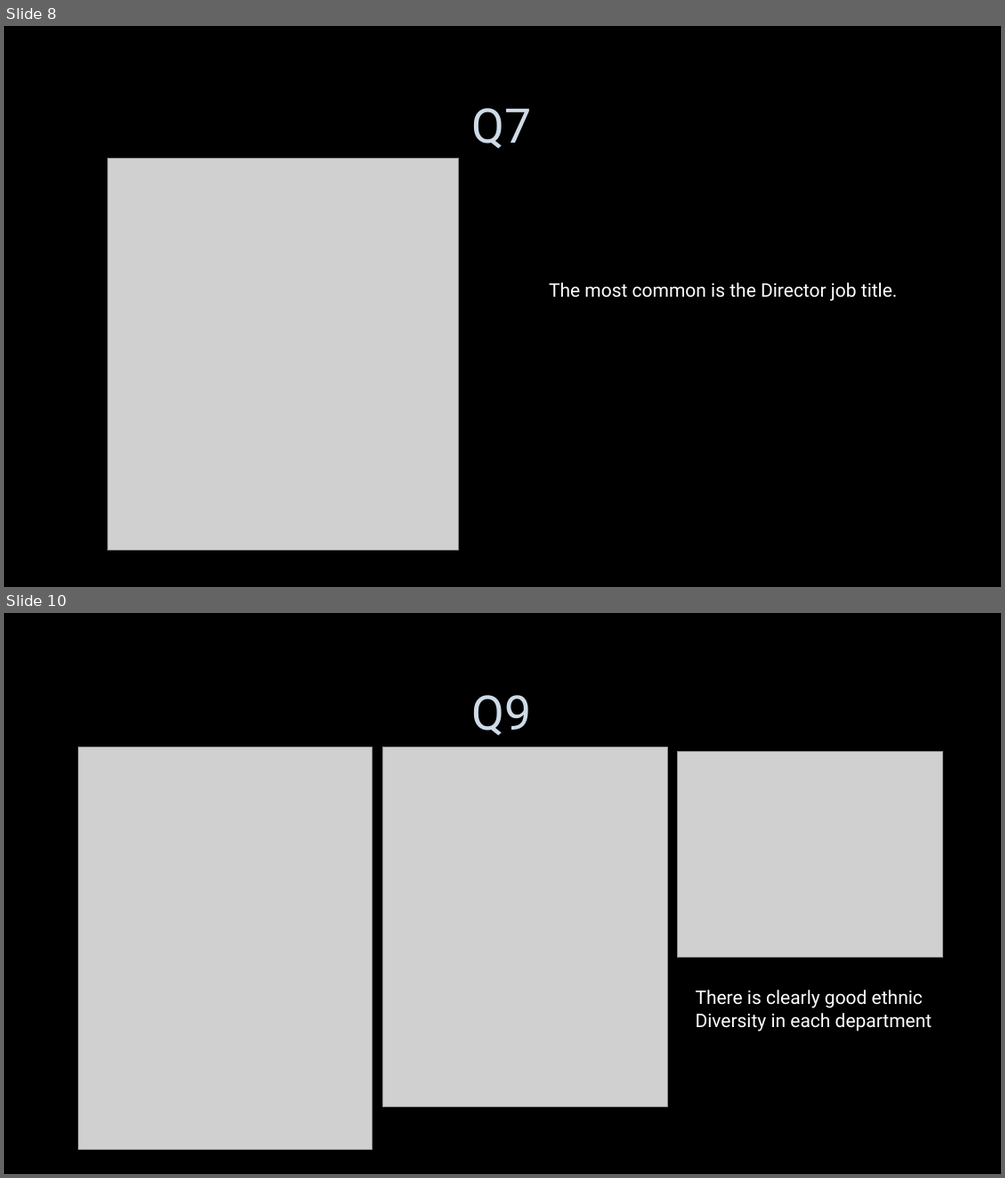
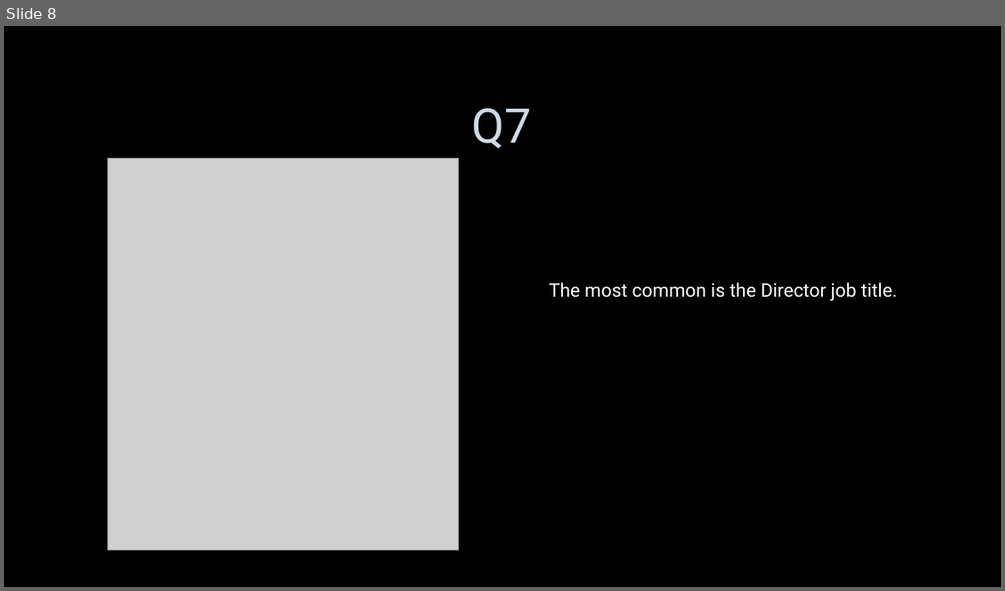
Before and after one commit to SharveshSubhashLV/AssessmentsLV, a slide deck: LVADSUSR187_SharveshSubhash.pptx. Shown one above the other, each under a label of ours: slides 8 and 10 before the commit, slide 8 after it; the slides between them are not shown. The pictures are 1005x1178 and 1005x591 pixels, drawn with LibreOffice and Linux fonts; fonts in the diff are those of the drawing; grey boxes stand for pictures; background and template pictures are left out. Boxes give left, top, right and bottom in pixels: in the first picture for what was removed or moved away, otherwise in the second. Text is boxed around its words. In the diff, an @@ line names an element or a change of style, - is before the commit and + after.

```diff
--- a/LVADSUSR187_SharveshSubhash.pptx
+++ b/LVADSUSR187_SharveshSubhash.pptx
@@ slide 10 removed at (4, 613, 1001, 1174), background picture (left out) @@
@@ title removed at (472, 695, 532, 736) @@
-Q9
@@ picture removed at (79, 747, 372, 1150) @@
@@ picture removed at (382, 747, 667, 1107) @@
@@ picture removed at (678, 752, 943, 957) @@
@@ text removed at (696, 989, 932, 1031) @@
-There is clearly good ethnic
-Diversity in each department
```
Also in this commit, not shown: 1 slide added, 2 other slides removed.
